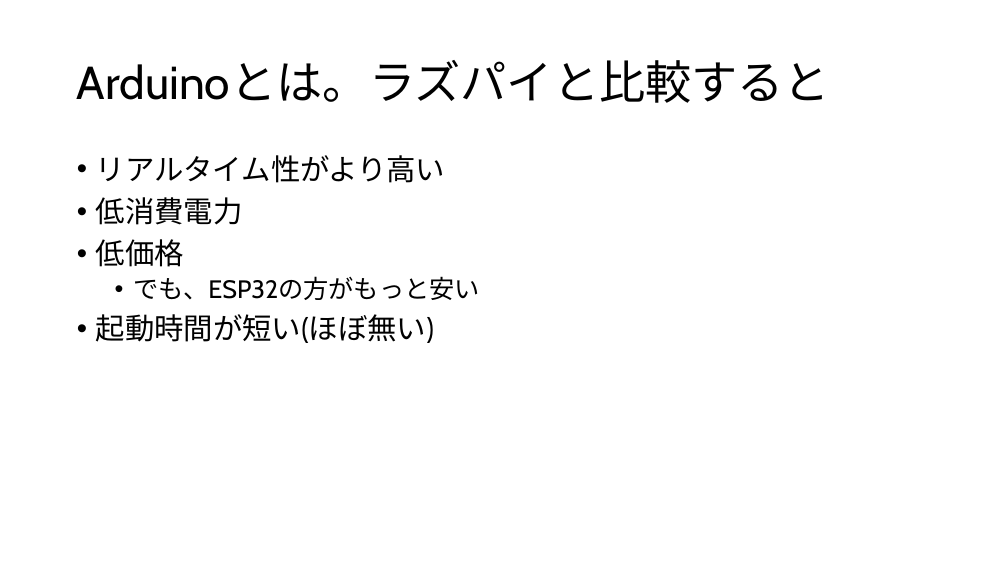
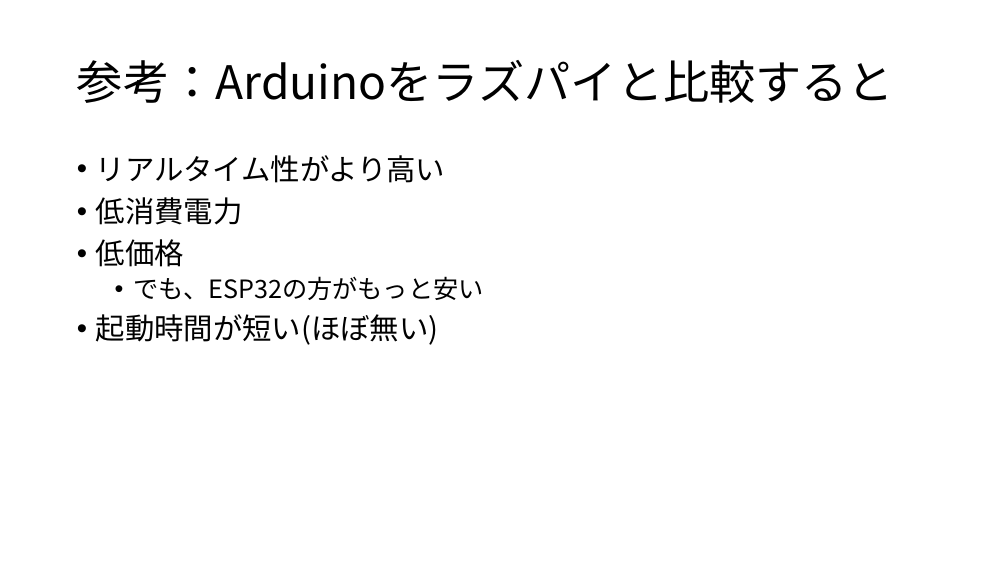
Before and after one commit to potechisakura/ren01, a slide deck: slide 27 of 01.pptx (slide 26 before the commit). Drawn at 1008x567 pixels with LibreOffice and Linux fonts; fonts in the diff are those of the drawing. Boxes give left, top, right and bottom in pixels: in the first picture for what was removed or moved away, otherwise in the second. Text is boxed around its words. In the diff, an @@ line names an element or a change of style, - is before the commit and + after.

```diff
--- a/01.pptx
+++ b/01.pptx
@@ title at [77,60,894,103]: text changed; font Cabin to Noto Sans CJK JP @@
-Arduinoとは。ラズパイと比較すると
+参考：Arduinoをラズパイと比較すると
@@ text "リアルタイム性がより高い" at [96,155,484,345]: font Cabin to Noto Sans CJK JP @@
```
Also in this commit, not shown: 25 other slides changed, 3 slides added.
